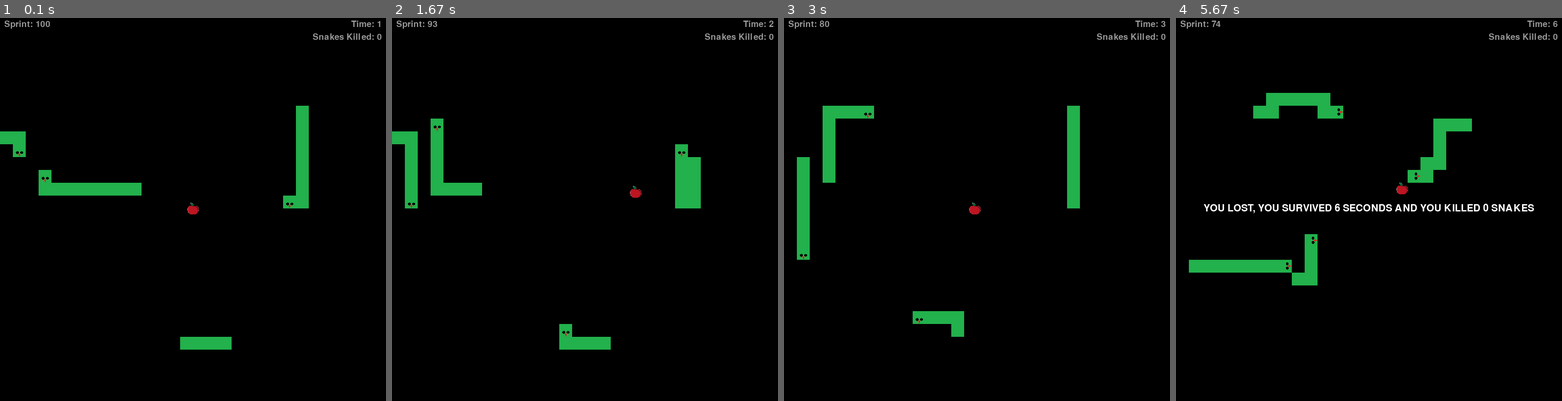
Above: before the commit, frames 1-4 (left to right).
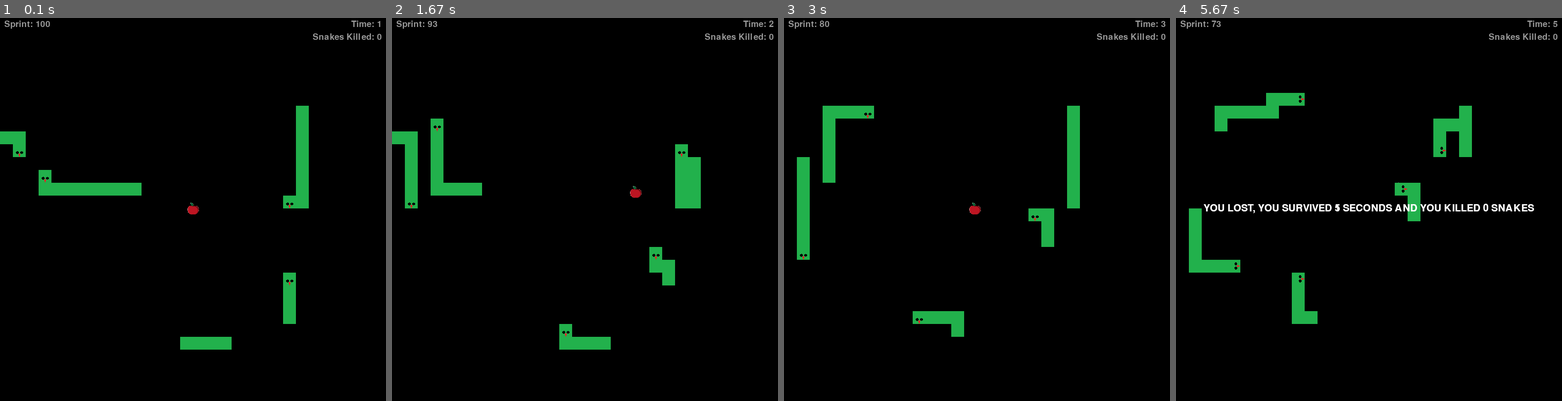
Above: after the commit, the same moments.

Repository: lorinzzz/cursed-snake-game
Game: pygame game, started from main.py
Same seed, same stepped clock (60 frames per second), same inputs: the game is played once before the commit and once after it.
Inputs:
- Up to frame 1 (0.1 s): no input
- Up to frame 2 (1.67 s): hold D 0.33-0.8 s; hold W 0.83-1.13 s; tap Shift at 0.9, 1.23, 1.53 s; hold D 1.17-1.63 s
- Up to frame 3 (3 s): hold A 1.67-2.2 s; tap Shift at 1.73, 2.03, 2.3, 2.63, 2.93 s; hold S 2.23-2.53 s; hold A 2.57-2.97 s
- Up to frame 4 (5.67 s): hold W 3-3.37 s; tap Shift at 3.07, 3.47, 3.77 s; hold D 3.4-4.03 s

The runs differ from the first frame. In frame 1, 0.4% of the frame differs, in the area x 73-77%, y 66-80%; in frame 2, 0.4%; in frame 3, 0.4%; in frame 4, 4.2%, in the area x 3-99%, y 0-80%.

Commit message:
cleaned some code and added comments

Diff:
--- a/main.py
+++ b/main.py
@@ -337,7 +337,9 @@
         bullet_direction = random.choice([0,90,180,270])
     return bullet_direction
 
-
+# player can customize snake speed, number of snakes, whether to have all snakes the same length, or to randomize the snake lengths
+# when randomizing snake lengths, perhaps have an interval of lenghts to randomize from or no constraints
+# In the future maybe add ability for snakes to respawn and have it toggleable
 
 def main():
     snake_ai = SnakeAI()
@@ -368,7 +370,7 @@
     drop_power_up = random.randint(0, FORTY_FIVE_SECONDS) # 0 to 45 seconds, 750 is adjusted for the framerate (45*60 = 2700)
     number_of_power_ups_dropped = 0
 
-    number_of_snakes = 4
+    number_of_snakes = 5
     snake_length = 6
     snakes = create_snakes(number_of_snakes, snake_length)
     snakes_killed = 0
--- a/snake_ai.py
+++ b/snake_ai.py
@@ -25,19 +25,18 @@
         self.random_path_choice3 = random.choice([1,2,3])
         self.random_path_choice4 = random.choice([1,2,3])
         self.random_indices = [0,1,2,3]
-        random.shuffle(self.random_indices)
+        random.shuffle(self.random_indices) # for random paths in flanking ai
 
     def execute_ai(self, snakes, food): # executes ai and returns a list of directions
         directions = []
         for i in range(len(snakes)):
             if i < 4:
                 directions.append(self.flanking_ai(snakes, food, i))
+            if i == 4:
+                directions.append(self.line_up_ai(snakes, food, i, random.choice([0,1])))
         return directions
 
-
     def flanking_ai(self, snakes, food, i): # covers up to 4 snakes
-
-
         if i == self.random_indices[0]:
             setup_position_x = food.x + (BLOCK_WIDTH * self.offset)
             setup_position_y = food.y + (BLOCK_HEIGHT * self.offset)
@@ -55,12 +54,6 @@
             setup_position_y = food.y - (BLOCK_HEIGHT * self.offset)
             path_choice = self.random_path_choice4
 
-        setup_position_x_diff = setup_position_x - snakes[i][0].x
-        setup_position_y_diff = setup_position_y - snakes[i][0].y
-        x_diff = food.x - snakes[i][0].x
-        y_diff = food.y - snakes[i][0].y
-
-
         if (i == 0 and self.s1_kill == 0) or (i == 1 and self.s2_kill == 0) or (i == 2 and self.s3_kill == 0) or (i == 3 and self.s4_kill == 0):
             if path_choice == 1:
                 direction_to_append = self.line_up_ai(snakes, food, i, 0, setup_position_x, setup_position_y)
@@ -68,6 +61,7 @@
                 direction_to_append = self.shortest_path_ai(snakes, food, i, setup_position_x, setup_position_y)
             if path_choice == 3:
                 direction_to_append = self.line_up_ai(snakes, food, i, 1, setup_position_x, setup_position_y)
+
         # check if snake is in position to attack
         if (i == 0 and snakes[i][0].x >= setup_position_x - BLOCK_WIDTH and snakes[i][0].x <= setup_position_x + BLOCK_WIDTH and snakes[i][0].y >= setup_position_y - BLOCK_HEIGHT and snakes[i][0].y <= setup_position_y + BLOCK_HEIGHT and self.s1_kill == 0):
             self.s1_kill = 1
@@ -85,7 +79,6 @@
 
         # kil mode: moves to eat the food
         if (i == 0 and self.s1_kill == 1) or (i == 1 and self.s2_kill == 1) or (i == 2 and self.s3_kill == 1) or (i == 3 and self.s4_kill == 1):
-
             if path_choice == 1: # shortest path
                 direction_to_append = self.shortest_path_ai(snakes, food, i)
             elif path_choice == 2: # vertical line up
@@ -151,9 +144,7 @@
             y_diff = setup_position_y - snakes[i][0].y
             set_up_flag = 1
         if orientation == 1: # horizontal
-            print("here10")
             if abs(x_diff) > BLOCK_WIDTH:
-                print("here11")
                 if x_diff >= 0:
                     # make sure snake doesn't commit a full 180 turn into its own body
                     if snakes[i][0].x + BLOCK_WIDTH == snakes[i][1].x or snakes[i][0].x + BLOCK_WIDTH == WIDTH:
@@ -168,7 +159,6 @@
                     else:
                         direction_to_append = 90
                     if set_up_flag == 1:
-                        print("here22")
                         if snakes[i][0].x + BLOCK_WIDTH == WIDTH:
                             direction_to_append = self.shortest_path_ai(snakes, food, i)
                             print("forced to hunt")
@@ -189,7 +179,6 @@
                             direction_to_append = self.shortest_path_ai(snakes, food, i)
                             print("forced to hunt")
             else:
-                print("here12")
                 if y_diff >= 0:
                     if snakes[i][0].y + BLOCK_HEIGHT == snakes[i][1].y or snakes[i][0].y + BLOCK_HEIGHT == HEIGHT:
                         if snakes[i][0].x + BLOCK_WIDTH > WIDTH:
@@ -221,13 +210,9 @@
                             direction_to_append = self.shortest_path_ai(snakes, food, i)
                             print("forced to hunt")
 
-
         elif orientation == 0: # vertical
-            print("here")
             if abs(y_diff) > BLOCK_WIDTH:
-                print("here1")
                 if y_diff >= 0:
-                    print("here3")
                     if snakes[i][0].y + BLOCK_HEIGHT == snakes[i][1].y or snakes[i][0].y + BLOCK_HEIGHT == HEIGHT:
                         if snakes[i][0].x + BLOCK_WIDTH > WIDTH:
                             direction_to_append = 90
@@ -239,32 +224,25 @@
                     else:
                         direction_to_append = 180
                     if set_up_flag == 1:
-                        print("here21")
                         if snakes[i][0].y + BLOCK_HEIGHT == HEIGHT:
                             direction_to_append = self.shortest_path_ai(snakes, food, i)
                             print("forced to hunt")
                 else:
-                    print("here4")
                     if snakes[i][0].y - BLOCK_HEIGHT == snakes[i][1].y or snakes[i][0].y - BLOCK_HEIGHT == 0:
-                        print("here5")
-                        if snakes[i][0].x + BLOCK_WIDTH > WIDTH:
-                            direction_to_append = 90
-                        elif snakes[i][0].x - BLOCK_WIDTH < 0:
-                            direction_to_append = 270
-                        elif snakes[i][0].x + BLOCK_WIDTH <= WIDTH and snakes[i][0].x - BLOCK_WIDTH >= 0:
-                            direction_to_append = random.choice([90,270])
-                        print("forced to go left or right")
-                    else:
-                        print("here7")
+                        if snakes[i][0].x + BLOCK_WIDTH > WIDTH:
+                            direction_to_append = 90
+                        elif snakes[i][0].x - BLOCK_WIDTH < 0:
+                            direction_to_append = 270
+                        elif snakes[i][0].x + BLOCK_WIDTH <= WIDTH and snakes[i][0].x - BLOCK_WIDTH >= 0:
+                            direction_to_append = random.choice([90,270])
+                        print("forced to go left or right")
+                    else:
                         direction_to_append = 0
                     if set_up_flag == 1:
-                        print("here6")
                         if snakes[i][0].y - BLOCK_HEIGHT == 0:
-                            print("here8")
-                            direction_to_append = self.shortest_path_ai(snakes, food, i)
-                            print("forced to hunt")
-            else:
-                print("here2")
+                            direction_to_append = self.shortest_path_ai(snakes, food, i)
+                            print("forced to hunt")
+            else:
                 if x_diff >= 0:
                     # make sure snake doesn't commit a full 180 turn into its own body
                     if snakes[i][0].x + BLOCK_WIDTH == snakes[i][1].x or snakes[i][0].x + BLOCK_WIDTH == WIDTH:
@@ -305,3 +283,6 @@
 
     def circling_ai(self): # ai where snake will run circles around a certain radius in the map, no real intentions to kill the food. the snake must be long however!
         pass
+
+
+    #7/22/21 1:30am - note: consider adding "coin" pickups on the window to increase score, gives player an incentive to move around to specific locatins and take risks
